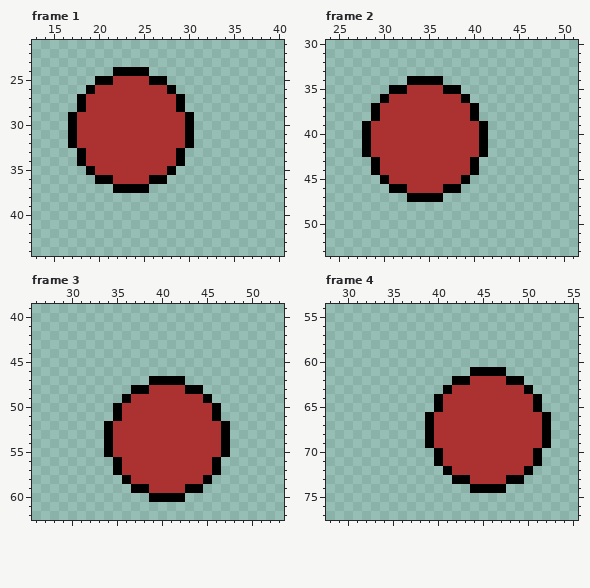
A pixel-art file gets an edit: Aseprite/Ball animation.aseprite. The picture above was drawn from the file before the commit.
128x128 pixels, 25 frames. Shown: frame 1: x 13..40, y 21..44; frame 2: x 24..51, y 30..53; frame 3: x 26..53, y 39..62; frame 4: x 28..55, y 54..77. The commit also changed other frames, which this record leaves out.
And afterwards:
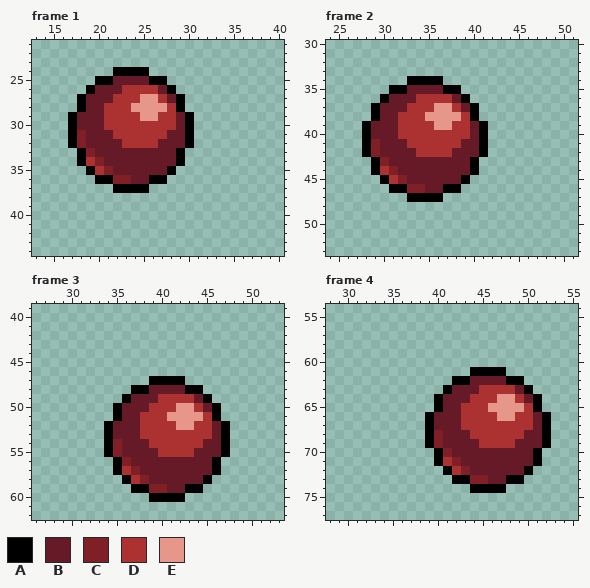
Palette (. is transparent): A #000000  B #661926  C #802026  D #ac3232  E #e6978a
The commit says: Ball animation shadow and movement improve
Edits made:
Frame 1:
y 25: x 22..25 DDDD -> BBBB
y 26: x 20..22 DDD -> BBB; x 27 D -> B
y 27: x 19..21 DDD -> BBB; x 25..26 DD -> EE; x 28 D -> B
y 28: x 19..20 DD -> BB; x 24..27 DDDD -> EEEE
y 29: x 18..20 DDD -> BBB; x 25..26 DD -> EE; x 29 D -> B
y 30: x 18..20 DDD -> BBB; x 29 D -> B
y 31: x 18..21 DDDD -> CBBB; x 28..29 DD -> BB
y 32: x 18..22 DDDDD -> CBBBB; x 27..29 DDD -> BBB
y 33: x 19..28 DDDDDDDDDD -> CBBBBBBBBB
y 34: x 20..28 DDDDDDDDD -> CBBBBBBBB
y 35: x 21..27 DDDDDDD -> CBBBBBB
y 36: x 22..25 DDDD -> CCBB
Frame 2:
y 35: x 33..36 DDDD -> BBBB
y 36: x 31..33 DDD -> BBB; x 38 D -> B
y 37: x 30..32 DDD -> BBB; x 36..37 DD -> EE; x 39 D -> B
y 38: x 30..31 DD -> BB; x 35..38 DDDD -> EEEE
y 39: x 29..31 DDD -> BBB; x 36..37 DD -> EE; x 40 D -> B
y 40: x 29..31 DDD -> BBB; x 40 D -> B
y 41: x 29..32 DDDD -> CBBB; x 39..40 DD -> BB
y 42: x 29..33 DDDDD -> CBBBB; x 38..40 DDD -> BBB
y 43: x 30..39 DDDDDDDDDD -> CBBBBBBBBB
y 44: x 31..39 DDDDDDDDD -> CBBBBBBBB
y 45: x 32..38 DDDDDDD -> CBBBBBB
y 46: x 33..36 DDDD -> CCBB
Frame 3:
y 48: x 39..42 DDDD -> BBBB
y 49: x 37..39 DDD -> BBB; x 44 D -> B
y 50: x 36..38 DDD -> BBB; x 42..43 DD -> EE; x 45 D -> B
y 51: x 36..37 DD -> BB; x 41..44 DDDD -> EEEE
y 52: x 35..37 DDD -> BBB; x 42..43 DD -> EE; x 46 D -> B
y 53: x 35..37 DDD -> BBB; x 46 D -> B
y 54: x 35..38 DDDD -> CBBB; x 45..46 DD -> BB
y 55: x 35..39 DDDDD -> CBBBB; x 44..46 DDD -> BBB
y 56: x 36..45 DDDDDDDDDD -> CBBBBBBBBB
y 57: x 37..45 DDDDDDDDD -> CBBBBBBBB
y 58: x 38..44 DDDDDDD -> CBBBBBB
y 59: x 39..42 DDDD -> CCBB
Frame 4:
y 62: x 44..47 DDDD -> BBBB
y 63: x 42..44 DDD -> BBB; x 49 D -> B
y 64: x 41..43 DDD -> BBB; x 47..48 DD -> EE; x 50 D -> B
y 65: x 41..42 DD -> BB; x 46..49 DDDD -> EEEE
y 66: x 40..42 DDD -> BBB; x 47..48 DD -> EE; x 51 D -> B
y 67: x 40..42 DDD -> BBB; x 51 D -> B
y 68: x 40..43 DDDD -> CBBB; x 50..51 DD -> BB
y 69: x 40..44 DDDDD -> CBBBB; x 49..51 DDD -> BBB
y 70: x 41..50 DDDDDDDDDD -> CBBBBBBBBB
y 71: x 42..50 DDDDDDDDD -> CBBBBBBBB
y 72: x 43..49 DDDDDDD -> CBBBBBB
y 73: x 44..47 DDDD -> CCBB
